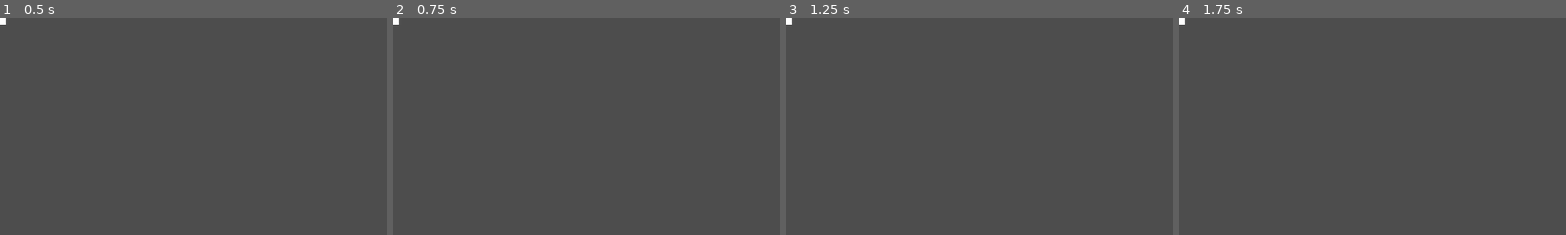
Above: before the commit, frames 1-4 (left to right).
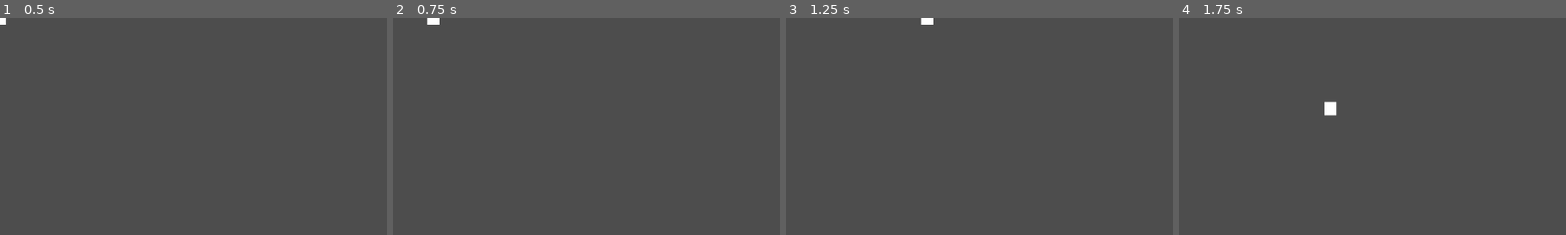
Above: after the commit, the same moments.

Repository: Belphonz/GlobalGameJam2024
Game: Godot game, scene res://Temp.tscn
Same seed, same stepped clock (60 frames per second), same inputs: the game is played once before the commit and once after it.
Inputs (mouse positions are % of the whole screen's width and height, from its top left):
- Up to frame 1 (0.5 s): no input
- Up to frame 2 (0.75 s): tap Enter at 0.5 s; move the mouse to (72, 45) at 0.52 s; hold D (move_right) from 0.53 s (still down)
- Up to frame 3 (1.25 s): keep holding D (move_right)
- Up to frame 4 (1.75 s): tap Space at 1.25 s; move the mouse to (30, 55) at 1.27 s; release D (move_right) at 1.28 s; hold S (move_down) from 1.28 s (still down)
The pictures show only the part of the screen within x 0-50%, y 0-50%; the shares and areas given below are measured in that part.

Frame 1 is identical in both runs. In frame 2, 0.1% of the frame differs, in the area x 0-13%, y 0-4%; in frame 3, 0.1%; in frame 4, 0.3%, in the area x 0-41%, y 0-46%.
Error before the commit: Parse Error: Expected indented block after function declaration. (res://scripts/CharacterController.gd:17)

Commit message:
Changed a  few things But no substantial changes

Diff:
--- a/elements/player.tscn
+++ b/elements/player.tscn
@@ -1,28 +1,22 @@
-[gd_scene load_steps=5 format=3 uid="uid://dqwi7ki8bncgk"]
+[gd_scene load_steps=4 format=3 uid="uid://dqwi7ki8bncgk"]
 
 [ext_resource type="Script" path="res://scripts/CharacterController.gd" id="1_anuxd"]
 [ext_resource type="Texture2D" uid="uid://eo1fi6tj10li" path="res://assets/gfx/PlayerSpriteTEMP.png" id="2_744xh"]
 
 [sub_resource type="RectangleShape2D" id="RectangleShape2D_fy414"]
 
-[sub_resource type="SpriteFrames" id="SpriteFrames_weqyt"]
-
 [node name="Player" type="CharacterBody2D"]
 script = ExtResource("1_anuxd")
-MAX_HP = null
-MOVEMENT_SPEED = null
-BULLET_SPEED = null
-FIRERATE = null
 
 [node name="PlayerCollider" type="Area2D" parent="."]
 
 [node name="CollisionShape2D" type="CollisionShape2D" parent="PlayerCollider"]
 shape = SubResource("RectangleShape2D_fy414")
 
-[node name="PlayerSprite" type="AnimatedSprite2D" parent="."]
-sprite_frames = SubResource("SpriteFrames_weqyt")
-
-[node name="Download" type="Sprite2D" parent="."]
+[node name="PlayerSprite" type="Sprite2D" parent="."]
 position = Vector2(0, -8.9407e-08)
 scale = Vector2(0.0836111, 0.0852778)
 texture = ExtResource("2_744xh")
+
+[node name="PivotPoint" type="Node2D" parent="."]
+position = Vector2(0, 10)
--- a/scripts/CharacterController.gd
+++ b/scripts/CharacterController.gd
@@ -5,17 +5,23 @@
 @export var MOVEMENT_SPEED = 300.0
 @export var BULLET_SPEED = 400.0
 @export var FIRERATE = 0.2
+@export var BOUNCEPOWER = 0.05
 
 func Controller():
 	var move_direction = Input.get_vector("move_left", "move_right", "move_up", "move_down")
 	var point_direction = get_global_mouse_position()
-	look_at(point_direction)
 	point_direction = point_direction.normalized()
 	velocity = move_direction * MOVEMENT_SPEED
 	move_and_slide()
 
-func bounce():
-
+func Bounce(): # Give up for Now FR BRO
+	var Pivot = get_child(2) as Node2D
+	global_position = Pivot.position + (global_position - Pivot.position).rotated(BOUNCEPOWER)
+	if rotation_degrees == 1 or rotation_degrees == 359:
+		BOUNCEPOWER = BOUNCEPOWER * -1
+	print(rotation_degrees)
+	#look_at(Pivot.position)
 
 func _physics_process(delta):
 	Controller()
+	#Bounce()
